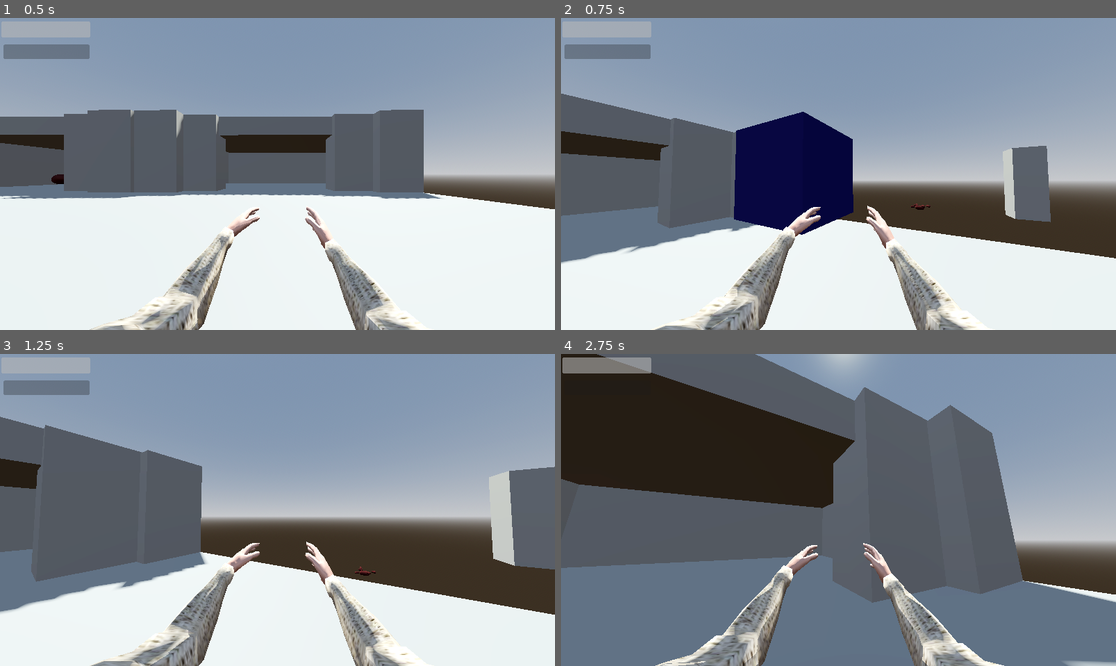
Above: before the commit, frames 1-4 (two rows, left to right).
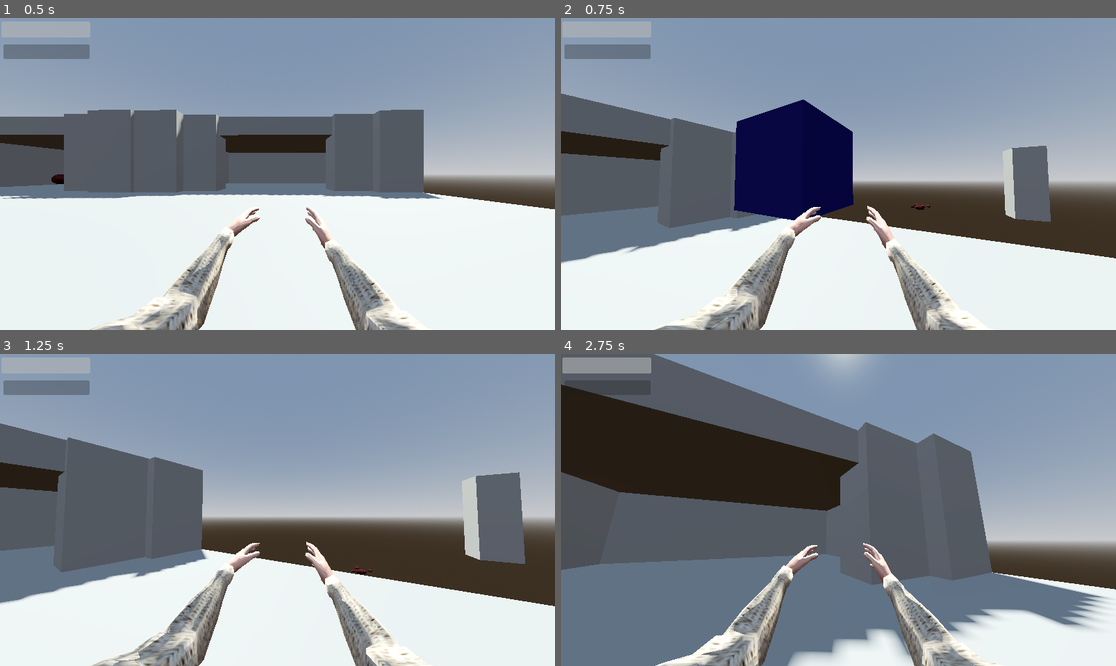
Above: after the commit, the same moments.

Repository: lungcollapser/record
Game: Godot game, scene res://scenes/world.tscn
Two runs of this game, one before a commit and one after it. Both use one fixed random seed, a clock stepped at 60 frames per second and the inputs below.
Inputs (mouse positions are in pixels of both pictures, inside the frame that each line leads up to):
- Up to frame 1 (0.5 s): no input
- Up to frame 2 (0.75 s): tap Enter (ui_accept) at 0.5 s; move the mouse to (866, 174) at 0.52 s; hold W (forward) from 0.53 s (still down); tap T (dropreceptacle) at 0.6 s
- Up to frame 3 (1.25 s): keep holding W (forward); tap Enter (ui_accept) at 0.77 s; tap R (stow) at 0.8 s
- Up to frame 4 (2.75 s): keep holding W (forward); move the mouse to (810, 510) at 1.27 s; tap R (stow) at 1.35, 2.3 s; tap Enter (ui_accept) at 1.52 s; tap T (dropreceptacle) at 1.55 s; move the mouse to (849, 503) at 2.02 s; press the mouse at (849, 503) at 2.03 s

Frame 1 is identical in both runs. In frame 2, 1.3% of the frame differs, in the area x 31-53%, y 26-70%; in frame 3, 10%; in frame 4, 23%, in the area x 0-100%, y 0-100%.

Commit message:
only1receptacle

Diff:
--- a/scenes/fps_character.gd
+++ b/scenes/fps_character.gd
@@ -2,6 +2,6 @@
 
 @onready var punch_animation = $AnimationPlayer
 
-func _physics_process(delta: float) -> void:
+func _physics_process(_delta: float) -> void:
 	if Input.is_action_pressed("attack"):
 		punch_animation.play("AtkPunch")
--- a/scenes/human_receptacle.tscn
+++ b/scenes/human_receptacle.tscn
@@ -4,8 +4,6 @@
 
 [sub_resource type="PhysicsMaterial" id="PhysicsMaterial_k8dcf"]
 friction = 0.35
-rough = true
-absorbent = true
 
 [sub_resource type="BoxMesh" id="BoxMesh_7i2cu"]
 size = Vector3(0.835, 0.835, 0.835)
@@ -20,7 +18,6 @@
 disable_mode = 1
 mass = 1.5
 physics_material_override = SubResource("PhysicsMaterial_k8dcf")
-gravity_scale = 2.128
 contact_monitor = true
 max_contacts_reported = 10
 script = ExtResource("1_05dvp")
--- a/scenes/player.tscn
+++ b/scenes/player.tscn
@@ -30,7 +30,7 @@
 transform = Transform3D(-0.999994, 0, 0.00340341, 0, 1, 0, -0.00340341, 0, -0.999994, -0.00525749, -1.80778, -0.110156)
 
 [node name="Pickup" type="RayCast3D" parent="Playerbody/Head/Camera3D"]
-transform = Transform3D(1, 0, 0, 0, 1, 0, 0, 0, 1, 0, -0.103543, 0)
+transform = Transform3D(1, 0, 0, 0, 1, 0, 0, 0, 1, 0, 0.0246967, 0)
 target_position = Vector3(0, -1, -5)
 collision_mask = 3
 
--- a/scripts/enemy.gd
+++ b/scripts/enemy.gd
@@ -24,5 +24,5 @@
 		enemy_chase()
 		print("poopy")
 
-func _physics_process(delta: float) -> void:
+func _physics_process(_delta: float) -> void:
 	enemy_chase()
--- a/scripts/playerbody.gd
+++ b/scripts/playerbody.gd
@@ -11,6 +11,7 @@
 const SENSITIVTY = 0.01
 var picked_up_object
 var pull_power = 6
+var receptacle_amount = 1
 
 # Headbob variables
 const BOB_FREQ = 2.0
@@ -50,11 +51,14 @@
 func _physics_process(delta: float):
 
 	var receptacle_collider = pick_up.get_collider()
-	if Input.is_action_just_pressed("dropreceptacle"):
+	if Input.is_action_just_pressed("dropreceptacle") and receptacle_amount == 1:
+		receptacle_amount -= 1
 		get_parent().add_child(human_receptacle)
 		human_receptacle.global_position = hold.global_position
 
+
 	if Input.is_action_just_pressed("stow") and receptacle_collider != null and receptacle_collider.is_in_group("stow"):
+		receptacle_amount += 1
 		human_receptacle.set_collision_mask(2)
 		human_receptacle.visible = false
 	if Input.is_action_just_pressed("dropreceptacle"):
